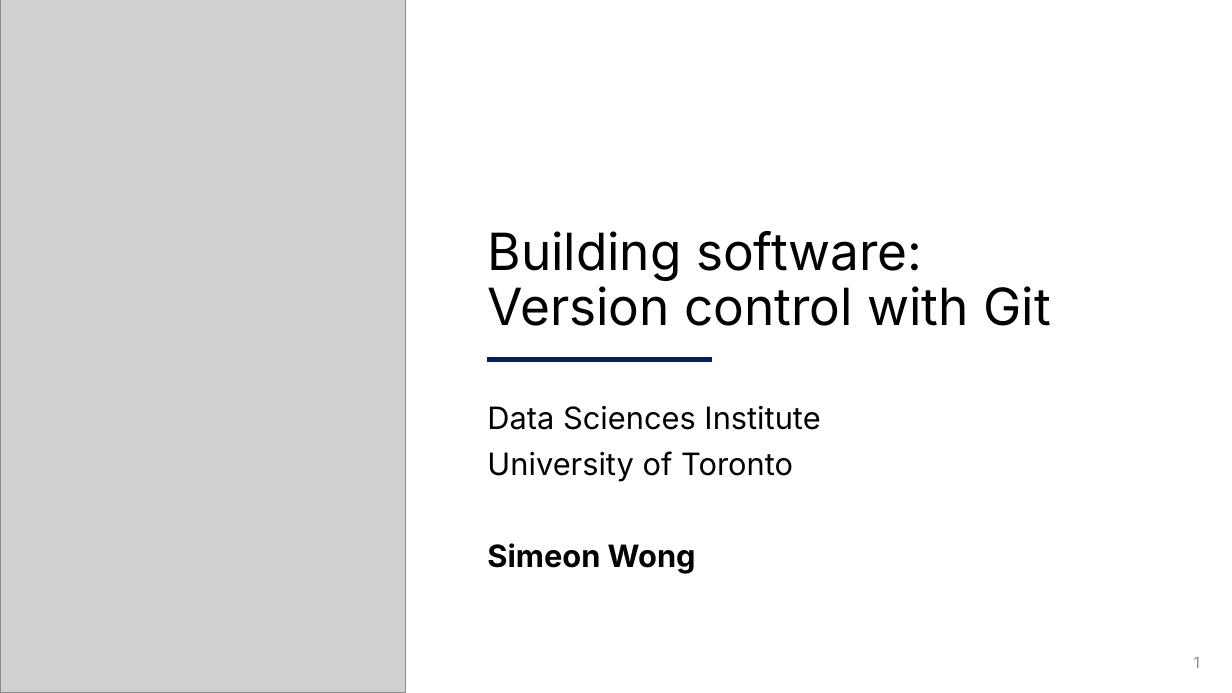
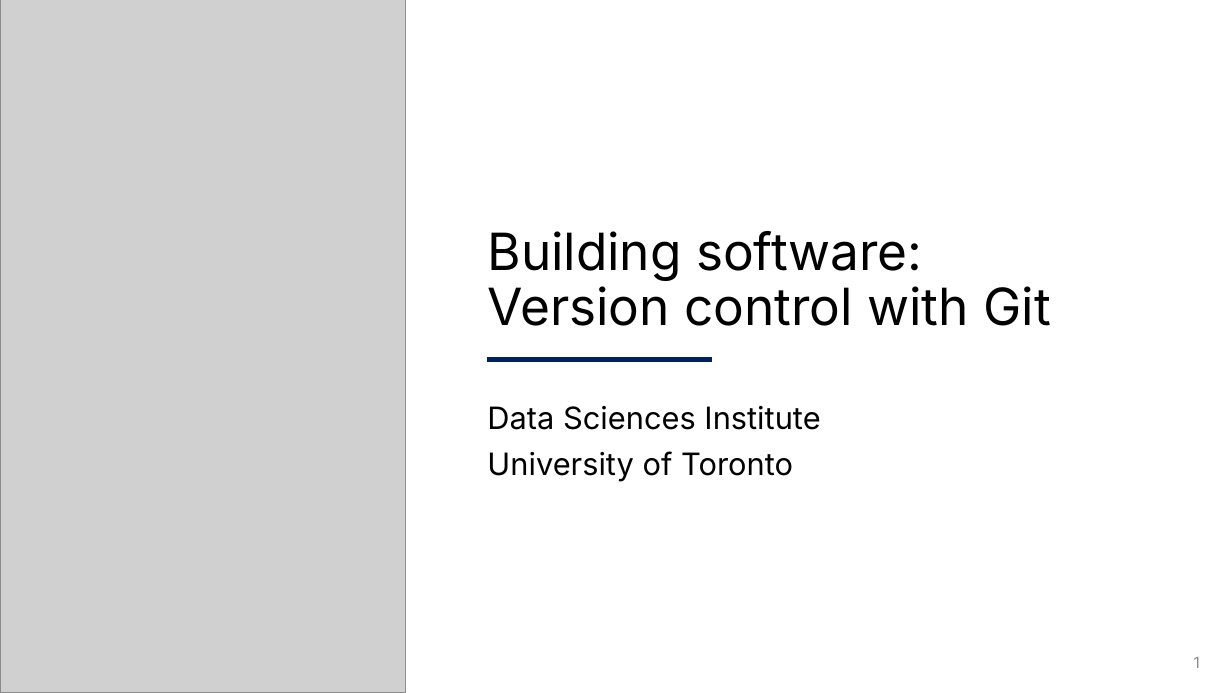
Before and after one commit to UofT-DSI/git, a slide deck: slide 1 of instructors/slides-new-pptx/Git2.pptx. Drawn at 1232x693 pixels with LibreOffice and Linux fonts; fonts in the diff are those of the drawing; grey boxes stand for pictures; background and template pictures are left out. Boxes give left, top, right and bottom in pixels: in the first picture for what was removed or moved away, otherwise in the second. Text is boxed around its words. In the diff, an @@ line names an element or a change of style, - is before the commit and + after.

Commit message:
Updating slides

```diff
--- a/instructors/slides-new-pptx/Git2.pptx
+++ b/instructors/slides-new-pptx/Git2.pptx
@@ subtitle at box(487, 543, 696, 574): paragraph removed @@
-Simeon Wong
```
Also in this commit, not shown: 4 slides removed, 2 other files.
